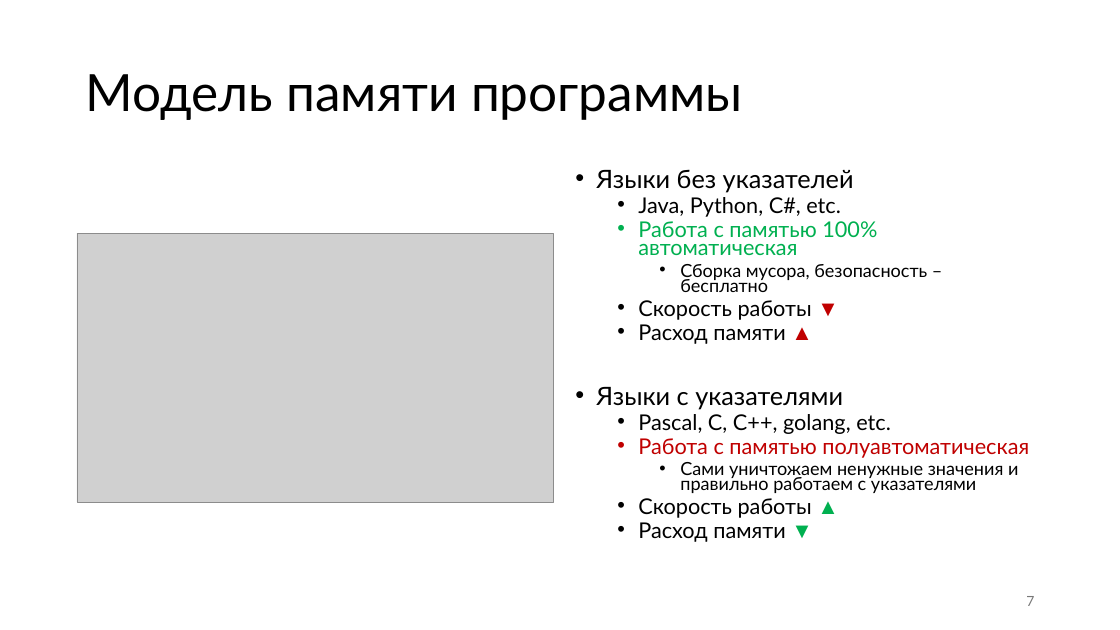
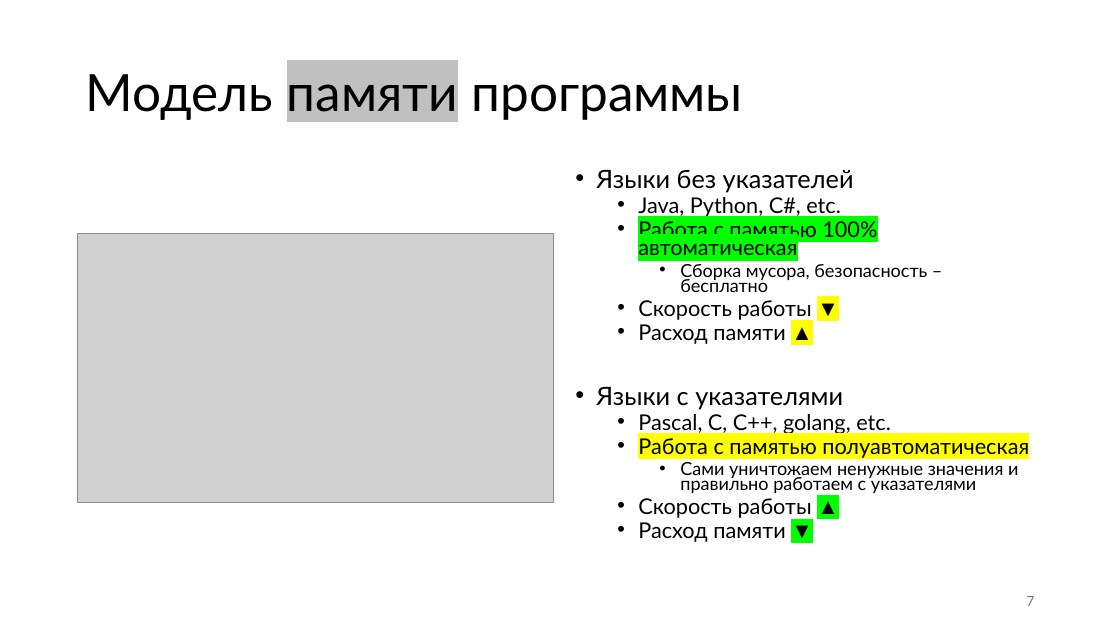
Before and after one commit to Evgueni-Petrov-aka-espetrov/Algorithms-and-Programming-in-C-pptx, a slide deck: slide 7 of 001 Типы языка Си.pptx. Drawn at 1120x630 pixels with LibreOffice and Linux fonts; fonts in the diff are those of the drawing; grey boxes stand for pictures. Boxes give left, top, right and bottom in pixels: in the first picture for what was removed or moved away, otherwise in the second. Text is boxed around its words. In the diff, an @@ line names an element or a change of style, - is before the commit and + after.

```diff
--- a/001 Типы языка Си.pptx
+++ b/001 Типы языка Си.pptx
@@ title "Модель памяти программы" at (x1=85, y1=74, x2=743, y2=120): highlight none to #C0C0C0 in "памяти" @@
@@ text at (x1=638, y1=221, x2=1029, y2=542): text colour #00B050 to #000000, highlight none to #00FF00 in "Работа с памятью 100% автоматическая", "▲", "▼"; text colour #C00000 to #000000, highlight none to #FFFF00 in "▼", "▲", "Работа с памятью полуавтоматическая" @@
```
Also in this commit, not shown: 16 other slides changed, 1 other file.
